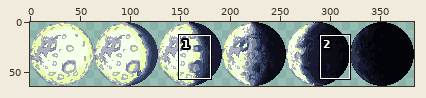
Two states of a sprite sheet, arcade/level/moon.png. The first picture is a wide view before the edit; the outline marks the close-up.
Close-up. As it was:
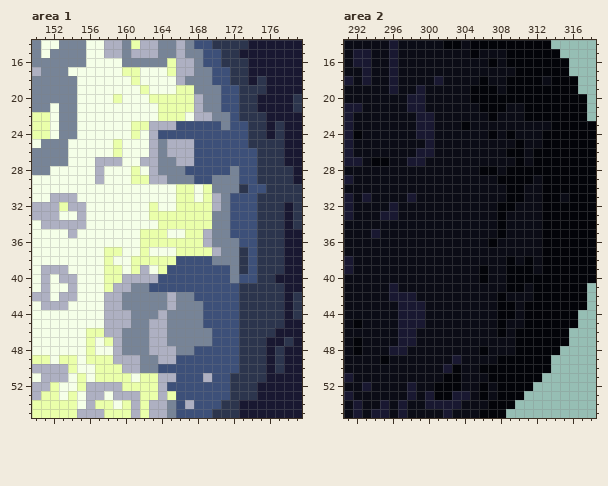
The file is 384x64 pixels. Shown: area 1: x 150..179, y 14..55; area 2: x 291..318, y 14..55.
Once edited:
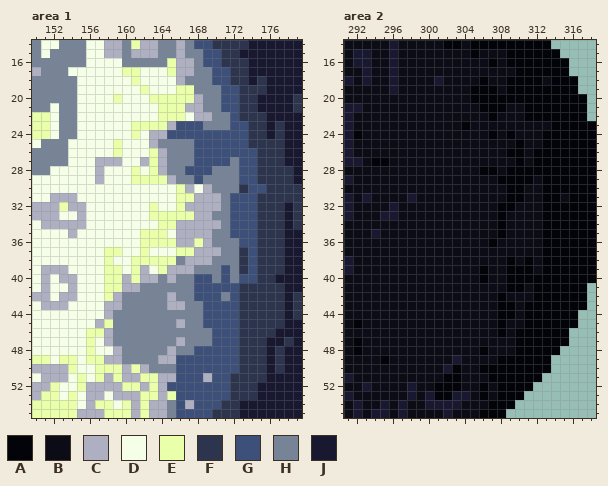
Palette (. is transparent): A #030409  B #0b0c16  C #aeb0c2  D #f5ffe8  E #eaffaa  F #2c354d  G #3d5079  H #778497  J #191831
From old to new:
{"where": "area 1"}
{"y":21,"x":167,"old":"E","new":"C"}
{"y":23,"x":163,"old":"CC","new":"EE"}
{"y":23,"x":169,"old":"GG","new":"HH"}
{"y":24,"x":164,"old":"G","new":"C"}
{"y":25,"x":165,"old":"CCC","new":"HHH"}
{"y":26,"x":163,"old":"CHCCC","new":"ECHHH"}
{"y":27,"x":163,"old":"CH","new":"EC"}
{"y":27,"x":166,"old":"CC","new":"HH"}
{"y":27,"x":172,"old":"G","new":"H"}
{"y":28,"x":163,"old":"CH","new":"EC"}
{"y":28,"x":170,"old":"GG","new":"HH"}
{"y":29,"x":163,"old":"CCH","new":"EEC"}
{"y":29,"x":169,"old":"G","new":"H"}
{"y":30,"x":167,"old":"E","new":"C"}
{"y":30,"x":169,"old":"E","new":"C"}
{"y":31,"x":168,"old":"DE","new":"CC"}
{"y":32,"x":167,"old":"EEE","new":"CCC"}
{"y":33,"x":168,"old":"EE","new":"CC"}
{"y":34,"x":166,"old":"EEEEH","new":"CCCCC"}
{"y":35,"x":166,"old":"DEE","new":"CCC"}
{"y":36,"x":166,"old":"EE","new":"CC"}
{"y":37,"x":168,"old":"EE","new":"CC"}
{"y":38,"x":166,"old":"GGGG","new":"HCCC"}
{"y":39,"x":165,"old":"GGGGGG","new":"CCCHHH"}
{"y":40,"x":161,"old":"C","new":"E"}
{"y":40,"x":164,"old":"GGGG","new":"HCHH"}
{"y":40,"x":170,"old":"G","new":"H"}
{"y":41,"x":159,"old":"C","new":"E"}
{"y":41,"x":161,"old":"H","new":"C"}
{"y":41,"x":163,"old":"GGGGG","new":"HHHHH"}
{"y":42,"x":158,"old":"C","new":"E"}
{"y":42,"x":171,"old":"G","new":"H"}
{"y":43,"x":166,"old":"H","new":"C"}
{"y":44,"x":159,"old":"CC","new":"HH"}
{"y":44,"x":164,"old":"C","new":"H"}
{"y":45,"x":157,"old":"DCCC","new":"CEHH"}
{"y":45,"x":163,"old":"CC","new":"HH"}
{"y":45,"x":166,"old":"H","new":"C"}
{"y":46,"x":159,"old":"C","new":"H"}
{"y":46,"x":163,"old":"CC","new":"HH"}
{"y":47,"x":158,"old":"EC","new":"CH"}
{"y":47,"x":163,"old":"CC","new":"HH"}
{"y":47,"x":166,"old":"H","new":"C"}
{"y":48,"x":163,"old":"CC","new":"HH"}
{"y":49,"x":158,"old":"E","new":"C"}
{"y":49,"x":160,"old":"CC","new":"HH"}
{"y":50,"x":161,"old":"CH","new":"EC"}
{"y":50,"x":164,"old":"GG","new":"HH"}
{"y":51,"x":158,"old":"E","new":"C"}
{"y":51,"x":160,"old":"ED","new":"CC"}
{"y":52,"x":162,"old":"E","new":"C"}
{"where": "area 2"}
{"y":19,"x":299,"old":"J","new":"B"}
{"y":20,"x":298,"old":"JJ","new":"BB"}
{"y":21,"x":298,"old":"JJ","new":"BB"}
{"y":22,"x":299,"old":"JJ","new":"BB"}
{"y":23,"x":299,"old":"JJ","new":"BB"}
{"y":24,"x":299,"old":"JJ","new":"BB"}
{"y":25,"x":300,"old":"J","new":"B"}
{"y":26,"x":299,"old":"JJ","new":"BB"}
{"y":27,"x":298,"old":"JJ","new":"BB"}
{"y":41,"x":296,"old":"J","new":"B"}
{"y":42,"x":296,"old":"JJJ","new":"BBB"}
{"y":43,"x":297,"old":"JJJ","new":"BBB"}
{"y":44,"x":297,"old":"JJJ","new":"BBB"}
{"y":45,"x":297,"old":"JJJ","new":"BBB"}
{"y":46,"x":297,"old":"JJ","new":"BB"}
{"y":47,"x":297,"old":"JJ","new":"BB"}
{"y":48,"x":296,"old":"JJ","new":"BB"}
{"label":"changed","picture_box":[95,103,239,391]}
{"label":"changed","picture_box":[407,85,434,166]}
{"label":"changed","picture_box":[389,283,425,355]}
